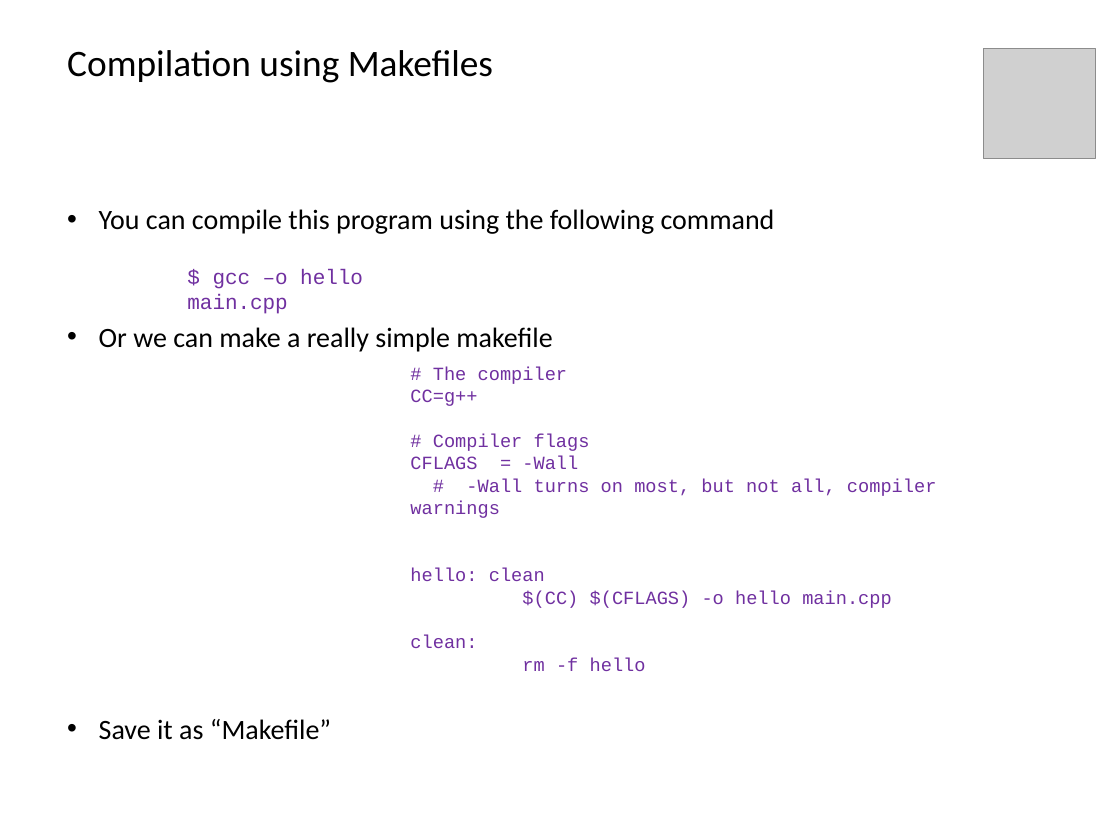
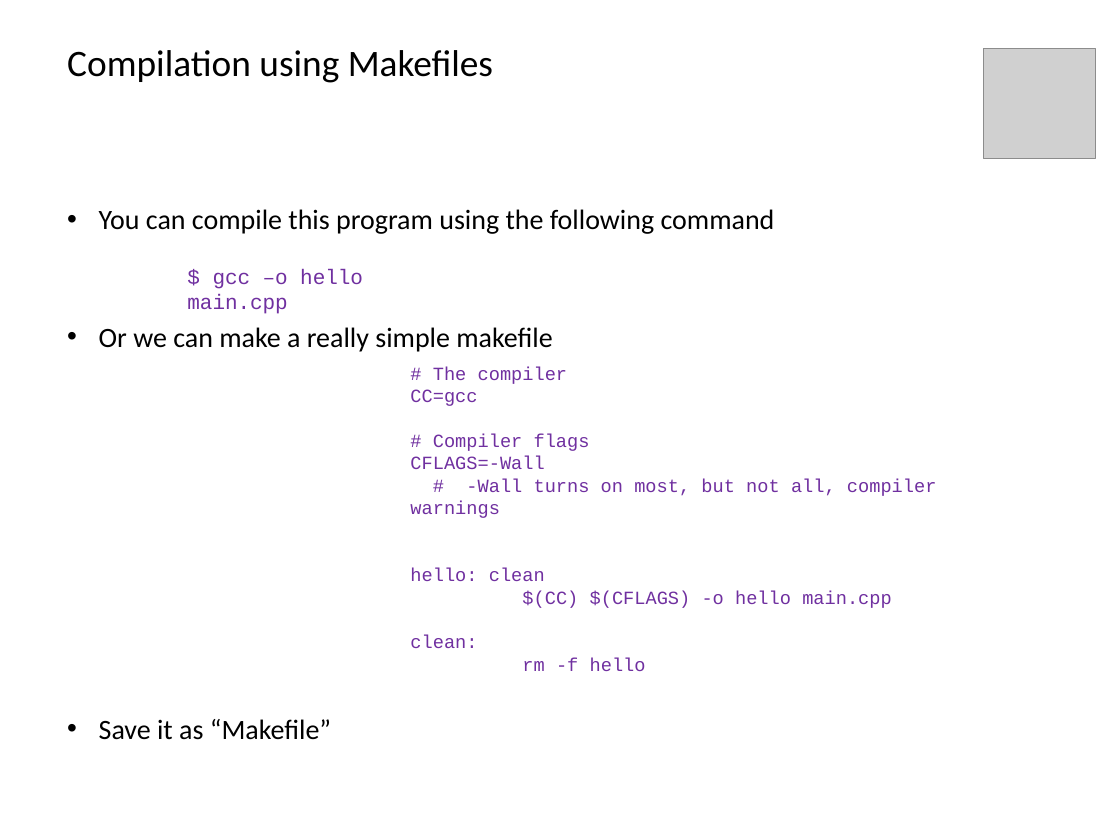
Before and after one commit to BioBoost/multimediatechnieken, a slide deck: slide 10 of slides/raspberry_pi_2_crosscompilation.pptx. Drawn at 1120x840 pixels with LibreOffice and Linux fonts; fonts in the diff are those of the drawing; grey boxes stand for pictures; background and template pictures are left out. Boxes give left, top, right and bottom in pixels: in the first picture for what was removed or moved away, otherwise in the second. Text is boxed around its words. In the diff, an @@ line names an element or a change of style, - is before the commit and + after.

Commit message:
Slides on cross-compilation of sourcecode for raspberry pi

```diff
--- a/slides/raspberry_pi_2_crosscompilation.pptx
+++ b/slides/raspberry_pi_2_crosscompilation.pptx
@@ text at <box>410,389,477,406</box>: text changed @@
-CC=g++
+CC=gcc
@@ text at <box>410,456,544,469</box>: spaces changed @@
-CFLAGS = -Wall
+CFLAGS=-Wall
```
Also in this commit, not shown: 3 other slides changed, 1 slide added, 3 slides removed, 2 other files.
